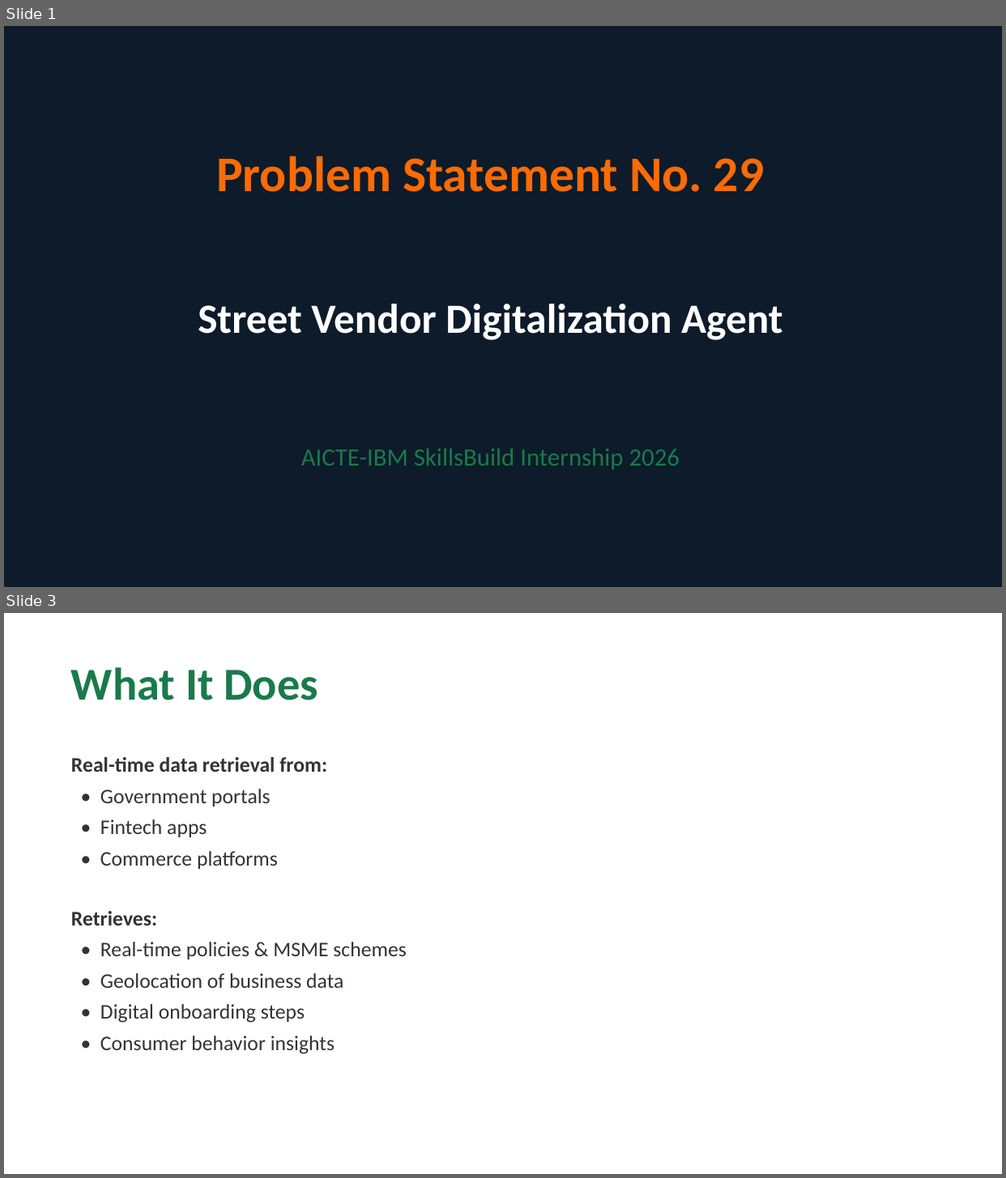
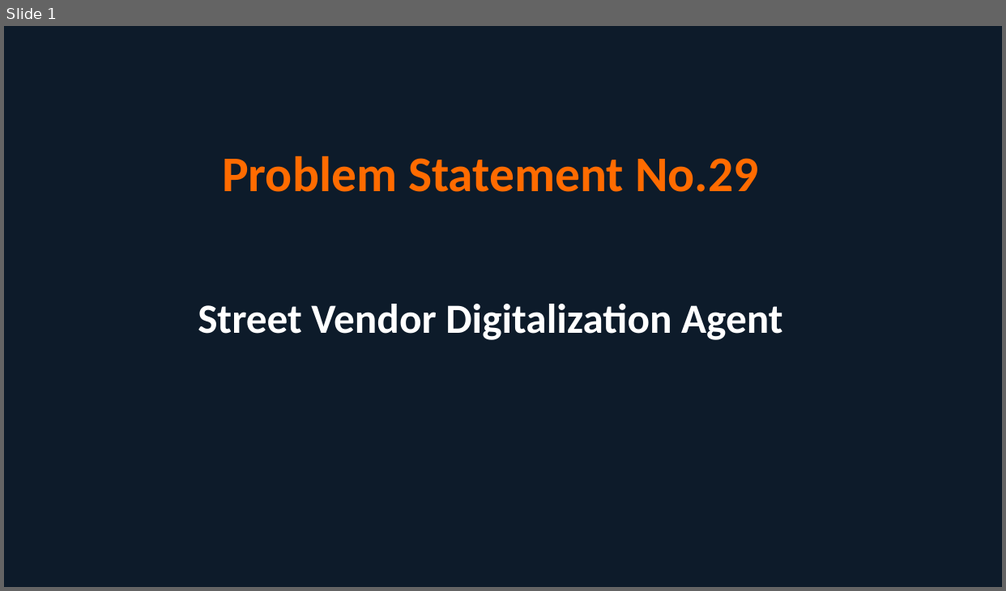
Before and after one commit to Veeresh-Math/Street-Vendor-Digitalization-Agent, a slide deck: Problem_Statement_29.pptx. Shown one above the other, each under a label of ours: slides 1 and 3 before the commit, slide 1 after it; the slides between them are not shown. The pictures are 1006x1178 and 1006x591 pixels, drawn with LibreOffice and Linux fonts; fonts in the diff are those of the drawing. Boxes give left, top, right and bottom in pixels: in the first picture for what was removed or moved away, otherwise in the second. Text is boxed around its words. In the diff, an @@ line names an element or a change of style, - is before the commit and + after.

Commit message:
Update PPTX with exact problem statement text

```diff
--- a/Problem_Statement_29.pptx
+++ b/Problem_Statement_29.pptx
@@ slide 3 removed at [4,613,1002,1174], background #FFFFFF @@
@@ text removed at [71,667,318,700] @@
-What It Does
@@ text removed at [71,757,407,1054] @@
-Real-time data retrieval from:
-• Government portals
-• Fintech apps
-• Commerce platforms
-Retrieves:
-• Real-time policies & MSME schemes
-• Geolocation of business data
-• Digital onboarding steps
-• Consumer behavior insights
@@ slide 1 changed as well @@
@@ text at [222,156,758,192]: spaces changed @@
-Problem Statement No. 29
+Problem Statement No.29
@@ text removed at [301,449,680,470] @@
-AICTE-IBM SkillsBuild Internship 2026
```
Also in this commit, not shown: 1 other slide changed, 1 slide added, 3 other slides removed.
